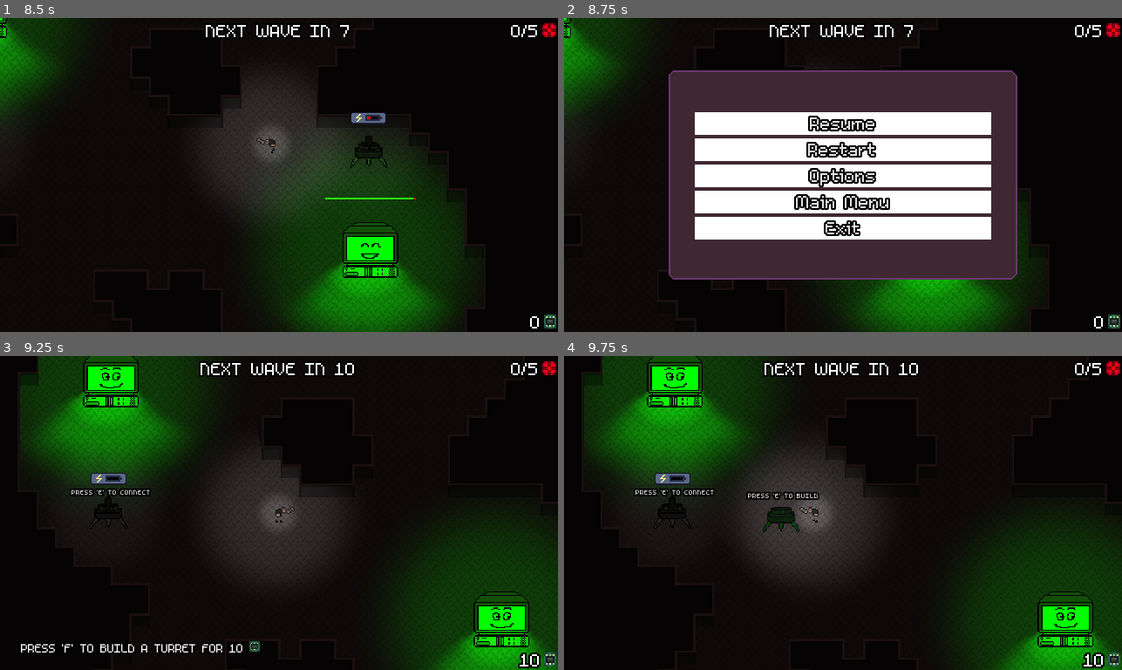
Above: before the commit, frames 1-4 (two rows, left to right).
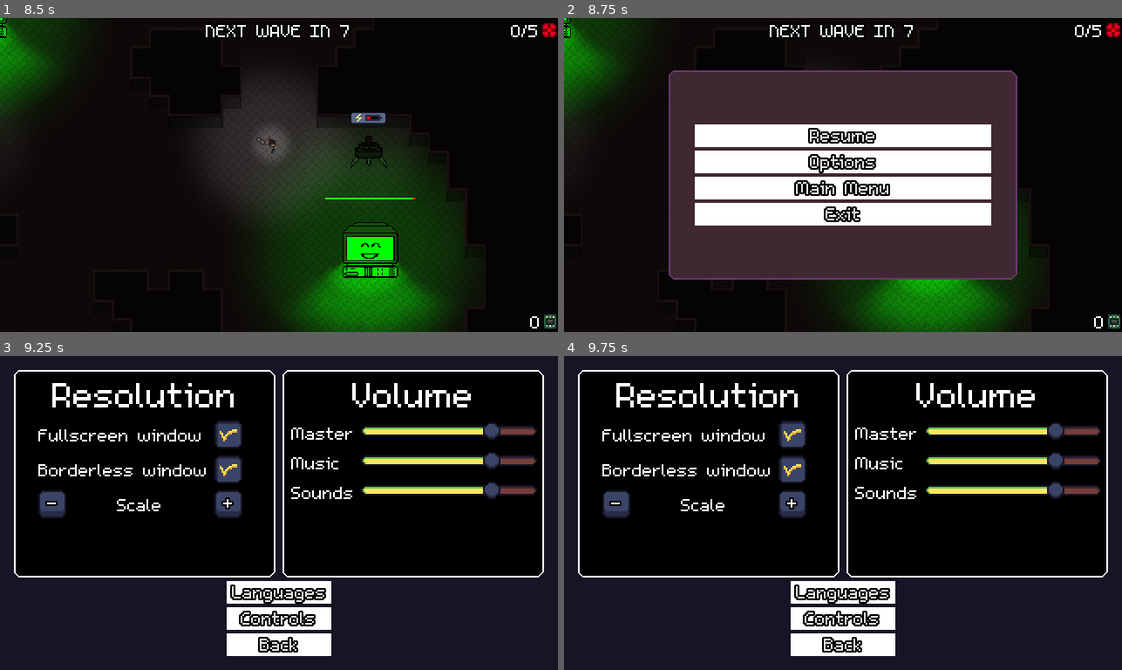
Above: after the commit, the same moments.

Repository: Evanaellio/ludumdare46
Game: Godot game, scene res://Game/Game.tscn
The game is run twice, just before and just after one commit, with the same random seed, the same clock (stepped at 60 frames per second) and the same inputs. Sound files missing from this copy of the repository are replaced by a short silence.
Inputs (mouse positions are in pixels of both pictures, inside the frame that each line leads up to):
- Up to frame 1 (8.5 s): click "Options" at 0.5 s; click "Borderless window" at 1.25 s; click "-" at 2 s; click "+" at 2.75 s; click "Back" at 3.5 s; click "New game" at 4.25 s; tap E (Interact) at 5, 5.75, 5.85, 6.5, 7.25, 8, 8.1 s; hold D (Right) 5.03-5.78 s; tap Space (Attack) at 5.1, 7.35 s; hold S (Down) 5.78-6.53 s; hold D (Right) 6.53-7.28 s; tap F (Turret) at 6.6 s; hold W (Up) 7.28-8.03 s; hold A (Left) from 8.03 s (still down)
- Up to frame 2 (8.75 s): keep holding A (Left); tap Escape (ui_cancel) at 8.65 s
- Up to frame 3 (9.25 s): release A (Left) at 8.75 s; click (279, 487) at 8.75 s, where only the run before the commit has a clickable "Restart"
- Up to frame 4 (9.75 s): tap E (Interact) at 9.5 s; hold A (Left) from 9.53 s (still down); tap F (Turret) at 9.6 s

Frame 1 is identical in both runs. In frame 2, 11% of the frame differs, in the area x 23-77%, y 30-71%; in frame 3, 69%; in frame 4, 70%, in the area x 0-100%, y 0-100%.
Error in both runs: Trying to assign value of type 'AudioStreamPlayer2D' to a variable of type 'AudioStreamPlayer'. (res://Prefabs/player/Keyboard.gd:7)

Commit message:
Et pouf, plus de bouton restart !

Diff:
--- a/GUI/PauseLayer/PauseLayer.tscn
+++ b/GUI/PauseLayer/PauseLayer.tscn
@@ -24,7 +24,6 @@
 Main_Menu = "res://TitleScreen/MainMenu.tscn"
 
 [node name="Control" type="Control" parent="."]
-visible = false
 anchor_right = 1.0
 anchor_bottom = 1.0
 
@@ -53,9 +52,9 @@
 
 [node name="VBoxContainer" type="VBoxContainer" parent="Control/MarginContainer/Panel/MarginContainer"]
 margin_left = 16.0
-margin_top = 23.0
+margin_top = 30.0
 margin_right = 184.0
-margin_bottom = 97.0
+margin_bottom = 89.0
 size_flags_vertical = 4
 custom_constants/separation = 1
 
@@ -67,31 +66,24 @@
 margin_bottom = 14.0
 text = "Resume"
 
-[node name="Restart" parent="Control/MarginContainer/Panel/MarginContainer/VBoxContainer" instance=ExtResource( 2 )]
+[node name="Options" parent="Control/MarginContainer/Panel/MarginContainer/VBoxContainer" instance=ExtResource( 2 )]
 margin_top = 15.0
 margin_right = 168.0
 margin_bottom = 29.0
-text = "Restart"
+text = "Options"
 
-[node name="Options" parent="Control/MarginContainer/Panel/MarginContainer/VBoxContainer" instance=ExtResource( 2 )]
+[node name="MainMenu" parent="Control/MarginContainer/Panel/MarginContainer/VBoxContainer" instance=ExtResource( 2 )]
 margin_top = 30.0
 margin_right = 168.0
 margin_bottom = 44.0
-text = "Options"
+text = "Main Menu"
 
-[node name="MainMenu" parent="Control/MarginContainer/Panel/MarginContainer/VBoxContainer" instance=ExtResource( 2 )]
+[node name="Exit" parent="Control/MarginContainer/Panel/MarginContainer/VBoxContainer" instance=ExtResource( 2 )]
 margin_top = 45.0
 margin_right = 168.0
 margin_bottom = 59.0
-text = "Main Menu"
-
-[node name="Exit" parent="Control/MarginContainer/Panel/MarginContainer/VBoxContainer" instance=ExtResource( 2 )]
-margin_top = 60.0
-margin_right = 168.0
-margin_bottom = 74.0
 text = "Exit"
 [connection signal="pressed" from="Control/MarginContainer/Panel/MarginContainer/VBoxContainer/Resume" to="." method="_on_Resume_pressed"]
-[connection signal="pressed" from="Control/MarginContainer/Panel/MarginContainer/VBoxContainer/Restart" to="." method="_on_Restart_pressed"]
 [connection signal="pressed" from="Control/MarginContainer/Panel/MarginContainer/VBoxContainer/Options" to="." method="_on_Options_pressed"]
 [connection signal="pressed" from="Control/MarginContainer/Panel/MarginContainer/VBoxContainer/MainMenu" to="." method="_on_MainMenu_pressed"]
 [connection signal="pressed" from="Control/MarginContainer/Panel/MarginContainer/VBoxContainer/Exit" to="." method="_on_Exit_pressed"]
